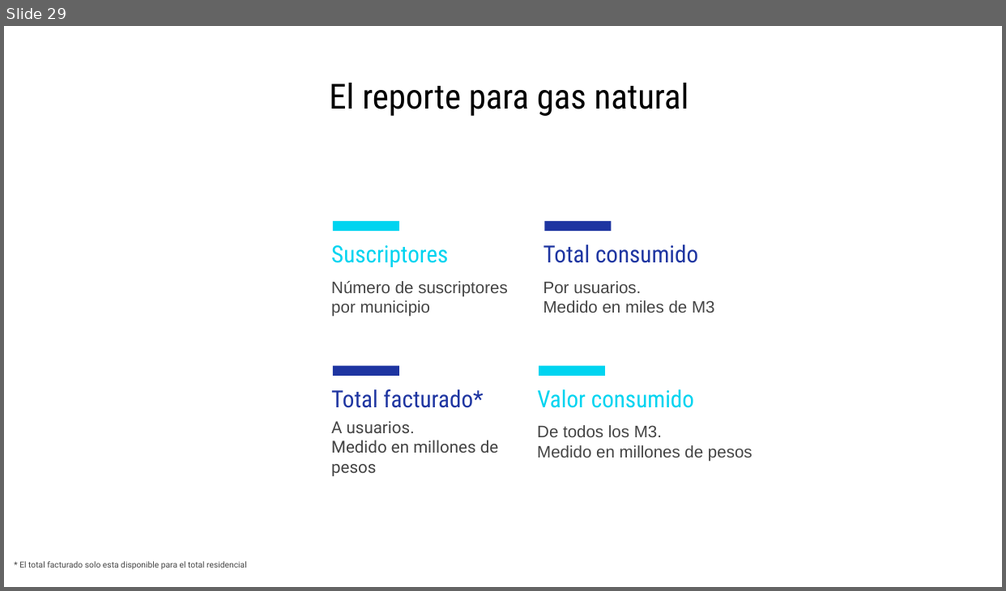
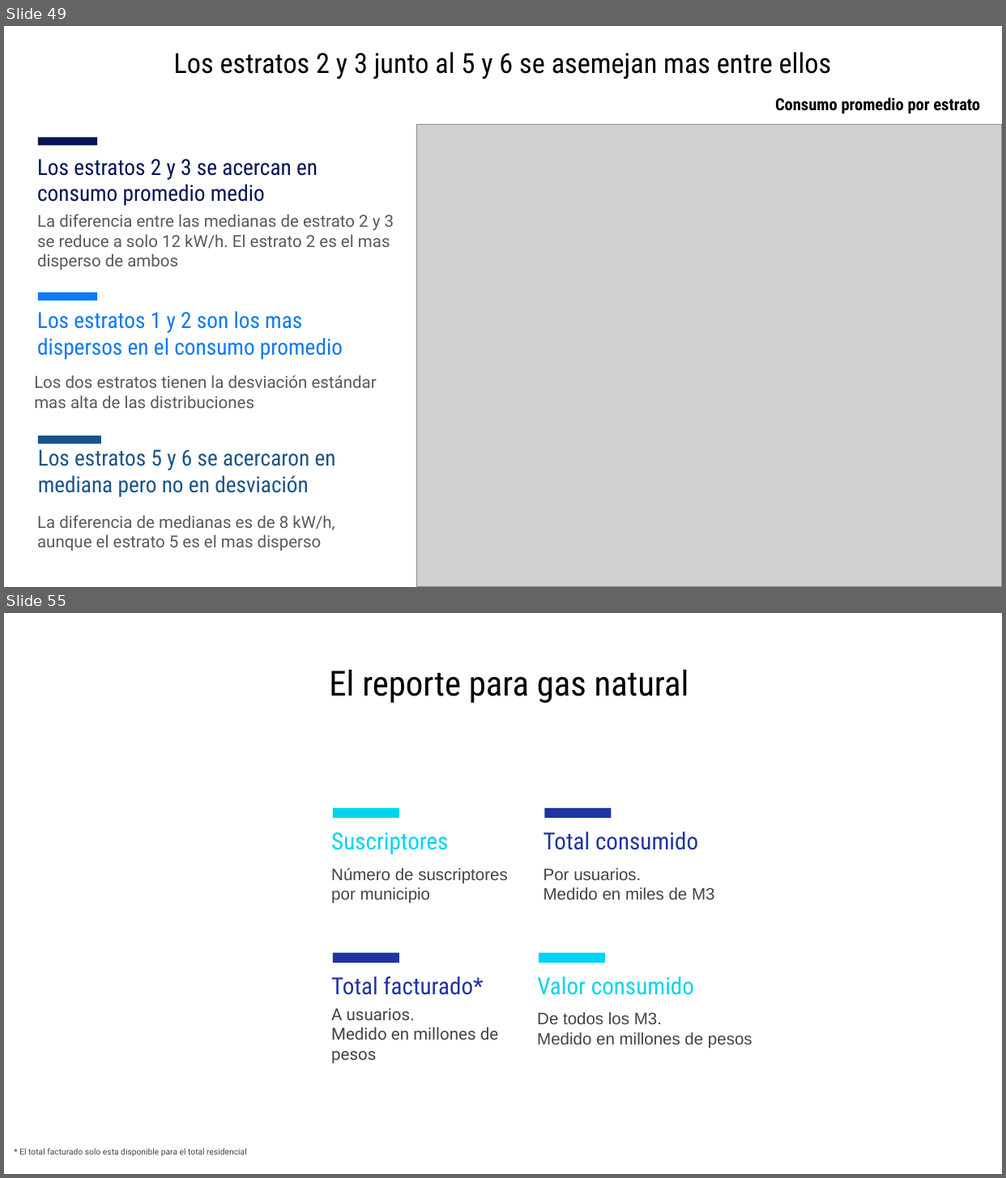
Before and after one commit to jtabordaj/research_eslatina, a slide deck: reporte_estadistico/presentacion/presentacionCategorias/presentation.pptx. Shown one above the other, each under a label of ours: slide 29 before the commit, slides 49 and 55 after it; the slides between them are not shown. The pictures are 1006x591 and 1006x1178 pixels, drawn with LibreOffice and Linux fonts; fonts in the diff are those of the drawing; grey boxes stand for pictures. Boxes give left, top, right and bottom in pixels: in the first picture for what was removed or moved away, otherwise in the second. Text is boxed around its words. In the diff, an @@ line names an element or a change of style, - is before the commit and + after.

```diff
--- a/reporte_estadistico/presentacion/presentacionCategorias/presentation.pptx
+++ b/reporte_estadistico/presentacion/presentacionCategorias/presentation.pptx
@@ slide 49 added at (4,26,1002,587), background #FFFFFF @@
@@ title added at (174,52,832,79), 20 pt, text #000000 @@
+Los estratos 2 y 3 junto al 5 y 6 se asemejan mas entre ellos
@@ text added at (775,97,980,114), 12 pt, text #000000, bold @@
+Consumo promedio por estrato
@@ rectangle added at (38,137,97,145), fill #071554 @@
@@ picture added at (417,125,1002,587) @@
@@ text added at (37,159,317,206), 16 pt, text #071554 @@
+Los estratos 2 y 3 se acercan en consumo promedio medio
@@ text added at (37,214,394,270), 12 pt, text #595959 @@
+La diferencia entre las medianas de estrato 2 y 3 se reduce a solo 12 kW/h. El estrato 2 es el mas disperso de ambos
@@ rectangle added at (38,292,97,301), fill #0C79F3 @@
@@ text added at (37,311,343,360), 16 pt, text #0C79F3 @@
+Los estratos 1 y 2 son los mas dispersos en el consumo promedio
@@ text added at (34,375,377,408), 12 pt, text #595959 @@
+Los dos estratos tienen la desviación estándar mas alta de las distribuciones
@@ rectangle added at (38,436,101,444), fill #195489 @@
@@ text added at (38,450,336,497), 16 pt, text #195489 @@
+Los estratos 5 y 6 se acercaron en mediana pero no en desviación
@@ text added at (37,515,334,551), 12 pt, text #595959 @@
+La diferencia de medianas es de 8 kW/h, aunque el estrato 5 es el mas disperso
@@ what was slide 29 is now slide 55 @@
```
Also in this commit, not shown: 2 slides changed, 25 other slides added, 44 other files.
